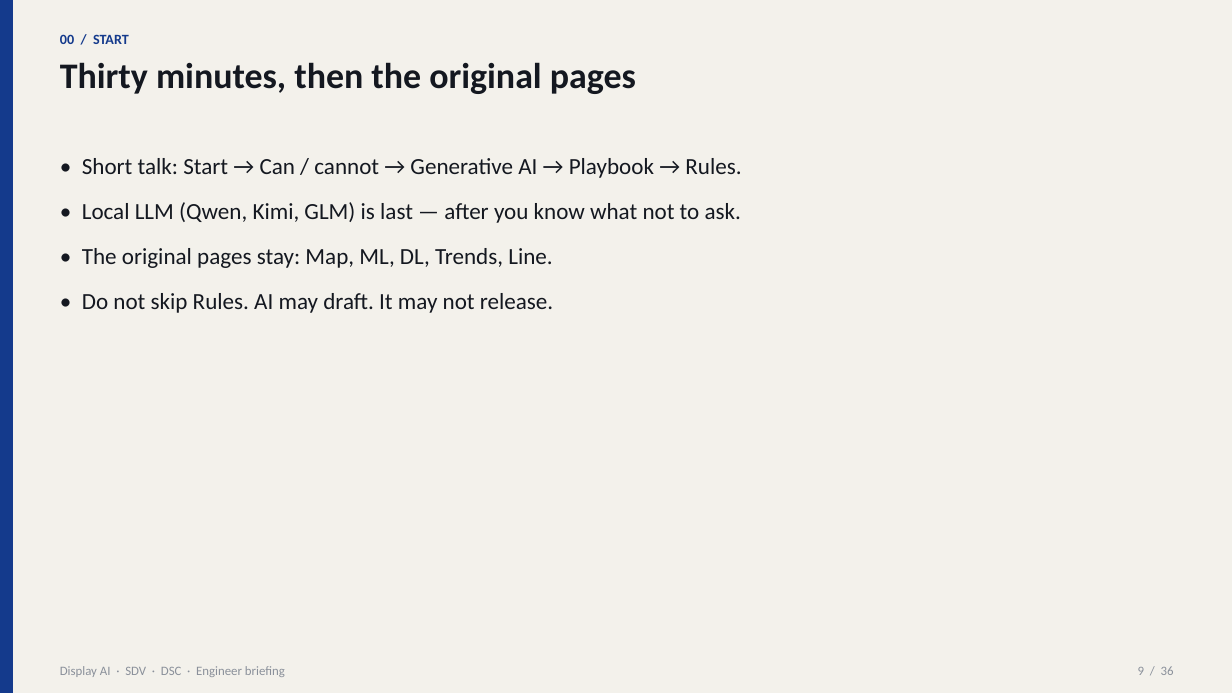
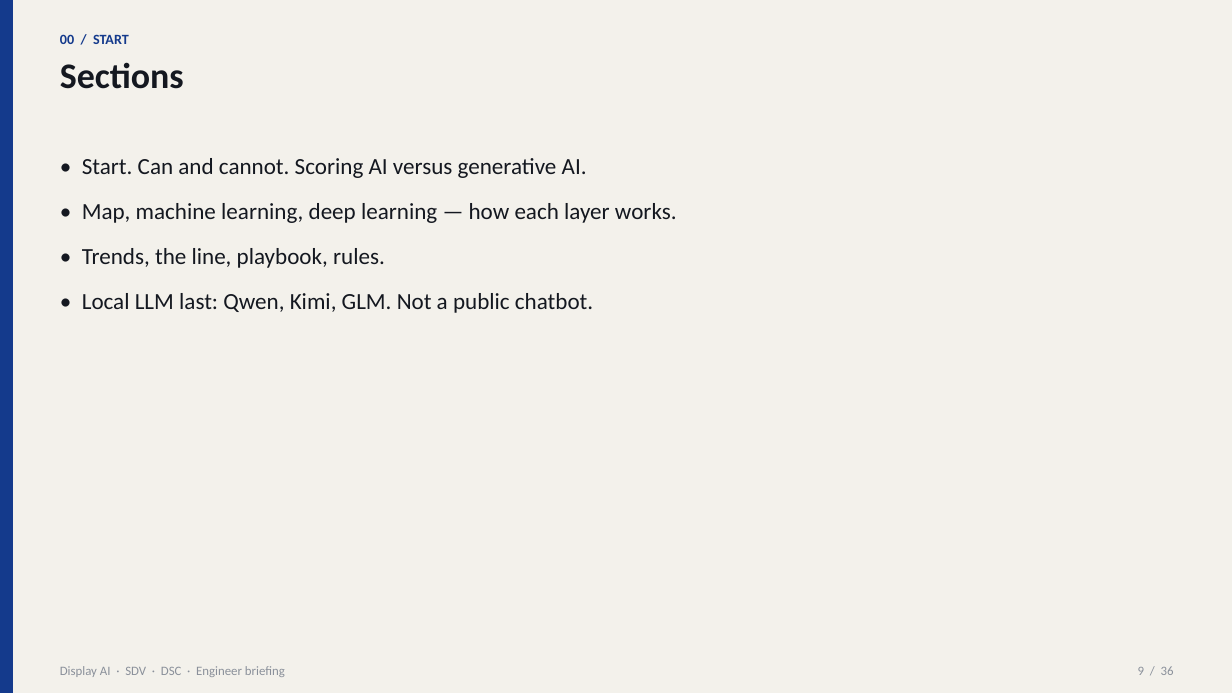
Before and after one commit to beyondlatent/welcome, a slide deck: slide 9 of Display-AI-Briefing-SDV-DSC.pptx. Drawn at 1232x693 pixels with LibreOffice and Linux fonts; fonts in the diff are those of the drawing. Boxes give left, top, right and bottom in pixels: in the first picture for what was removed or moved away, otherwise in the second. Text is boxed around its words. In the diff, an @@ line names an element or a change of style, - is before the commit and + after.

```diff
--- a/Display-AI-Briefing-SDV-DSC.pptx
+++ b/Display-AI-Briefing-SDV-DSC.pptx
@@ text at box(60, 62, 184, 89): text changed @@
-Thirty minutes, then the original pages
+Sections
@@ text at box(82, 158, 677, 313): text changed @@
-• Short talk: Start → Can / cannot → Generative AI → Playbook → Rules.
-• Local LLM (Qwen, Kimi, GLM) is last — after you know what not to ask.
-• The original pages stay: Map, ML, DL, Trends, Line.
-• Do not skip Rules. AI may draft. It may not release.
+• Start. Can and cannot. Scoring AI versus generative AI.
+• Map, machine learning, deep learning — how each layer works.
+• Trends, the line, playbook, rules.
+• Local LLM last: Qwen, Kimi, GLM. Not a public chatbot.
```
Also in this commit, not shown: 1 other slide changed, 4 other files.
